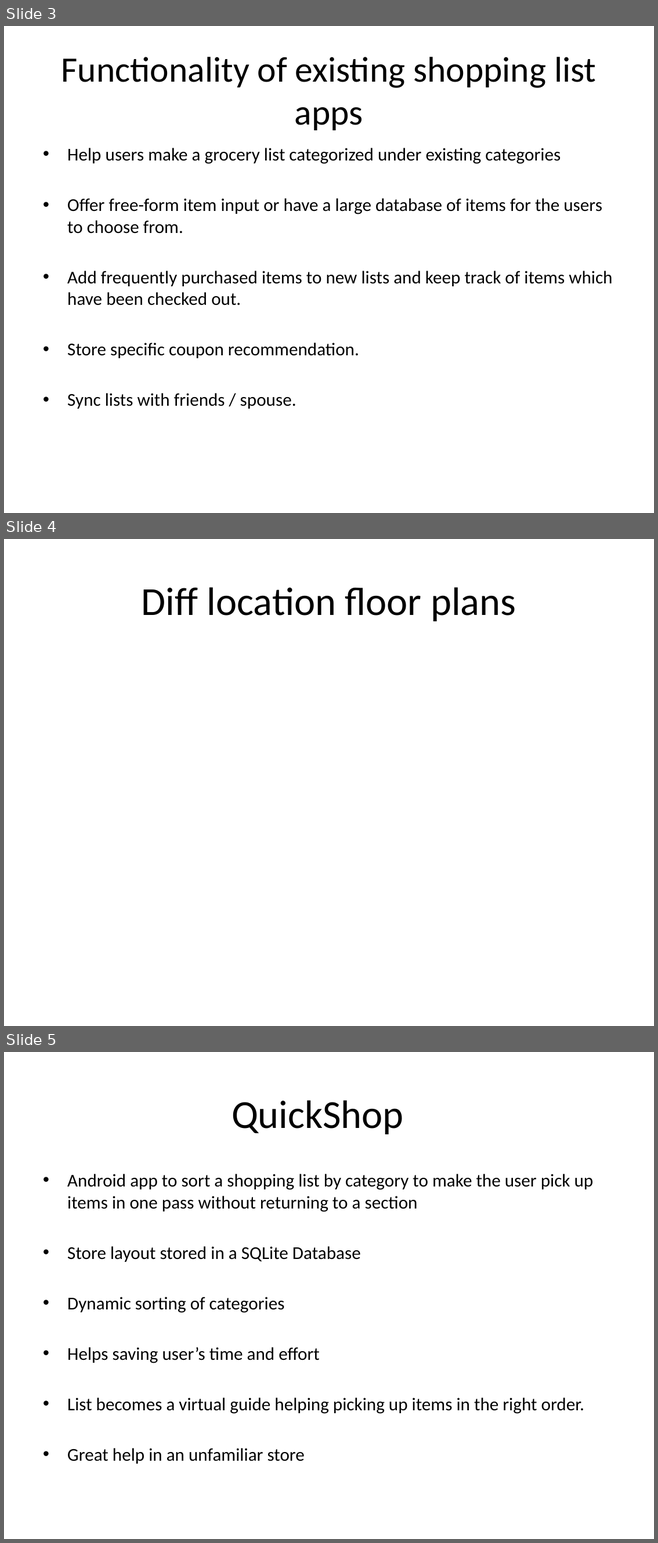
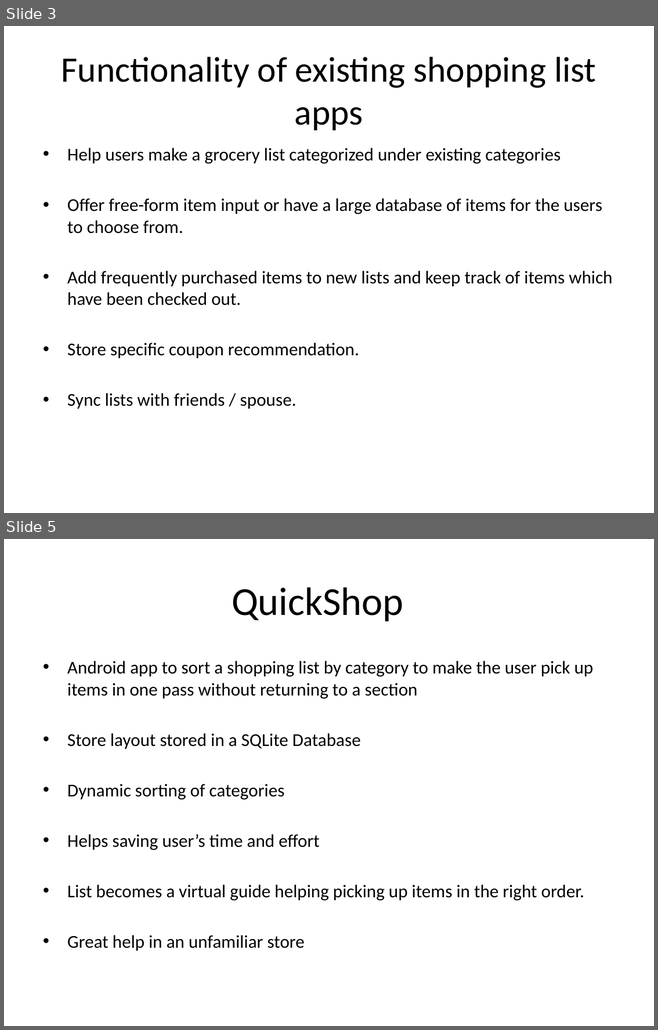
Before and after one commit to samuelbritt/QuickShop, a slide deck: QuickShop_DEMO.pptx. Shown one above the other, each under a label of ours: slides 3, 4 and 5 before the commit, slides 3 and 5 after it; the slides between them are not shown. The pictures are 658x1543 and 658x1030 pixels, drawn with LibreOffice and Linux fonts; fonts in the diff are those of the drawing. Boxes give left, top, right and bottom in pixels: in the first picture for what was removed or moved away, otherwise in the second. Text is boxed around its words. In the diff, an @@ line names an element or a change of style, - is before the commit and + after.

```diff
--- a/QuickShop_DEMO.pptx
+++ b/QuickShop_DEMO.pptx
@@ slide 4 removed at (4, 539, 654, 1026), background #FFFFFF @@
@@ title removed at (141, 587, 516, 621) @@
-Diff location floor plans
```
Also in this commit, not shown: 2 slides changed, 2 slides added.
